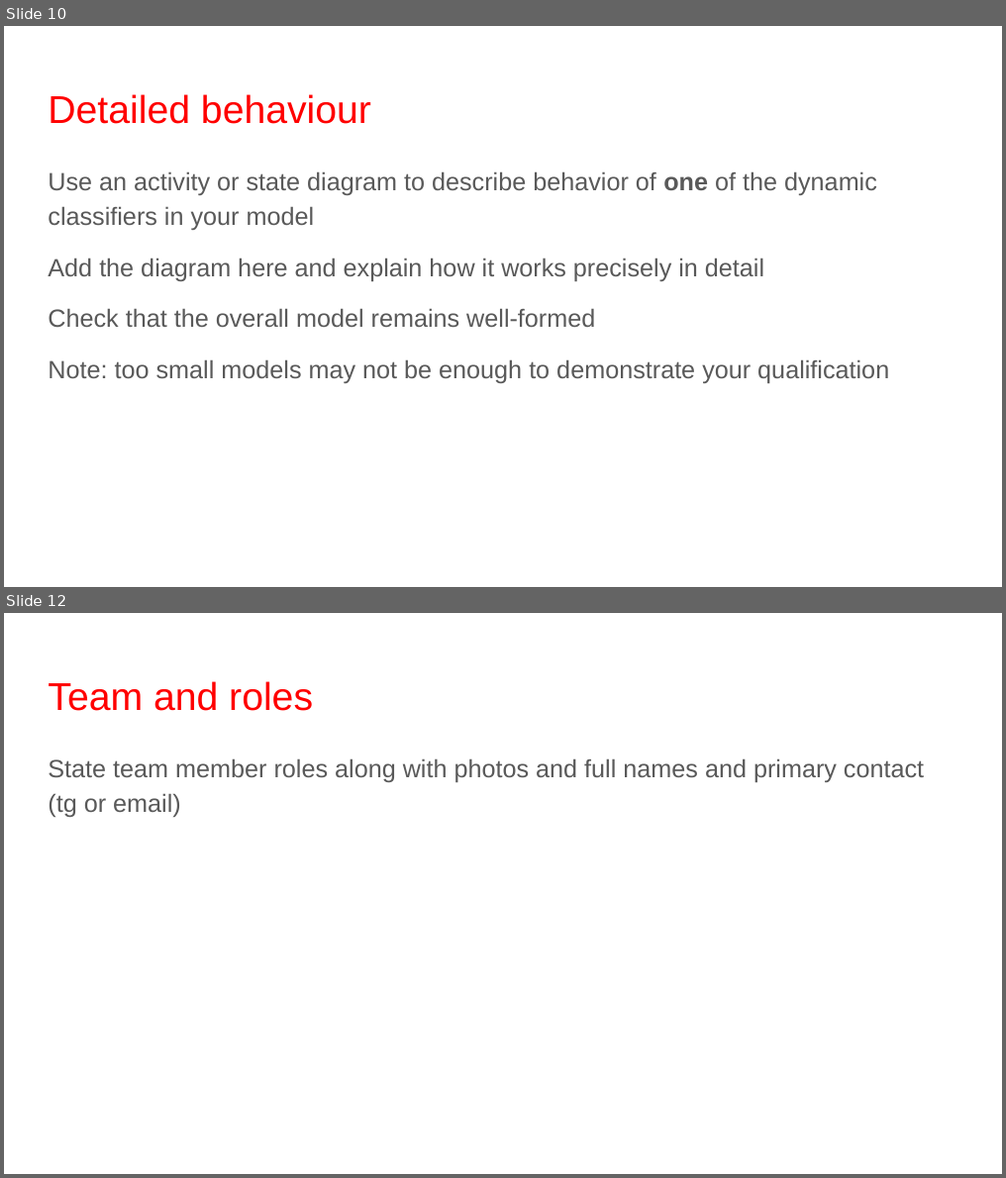
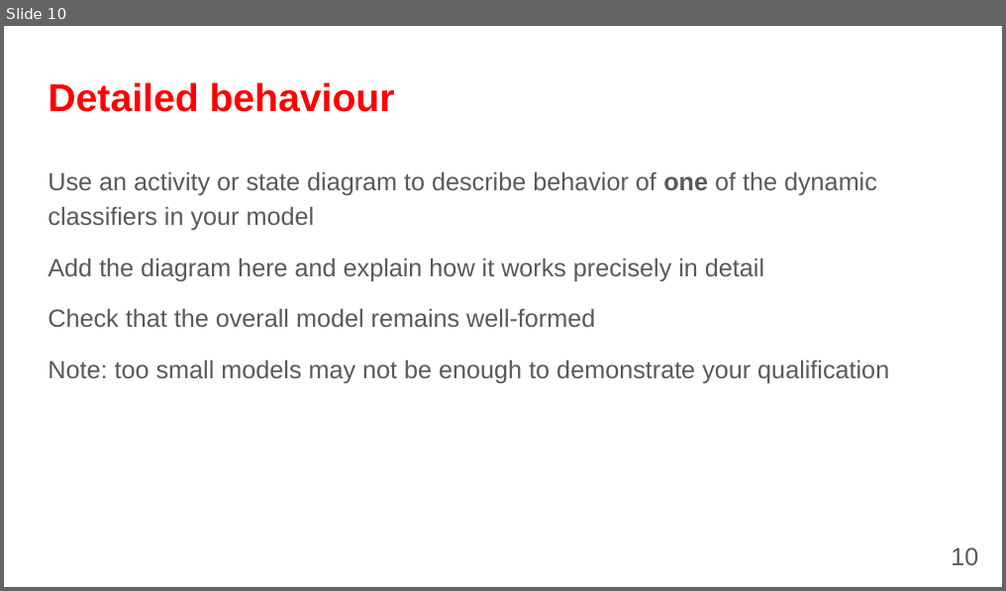
Before and after one commit to fanglores/Advanced-Software-Design, a slide deck: Practice Tasks/Final_Task/K8C_FinalTask1_(Task7).pptx. Shown one above the other, each under a label of ours: slides 10 and 12 before the commit, slide 10 after it; the slides between them are not shown. The pictures are 1006x1178 and 1006x591 pixels, drawn with LibreOffice and Linux fonts; fonts in the diff are those of the drawing. Boxes give left, top, right and bottom in pixels: in the first picture for what was removed or moved away, otherwise in the second. Text is boxed around its words. In the diff, an @@ line names an element or a change of style, - is before the commit and + after.

```diff
--- a/Practice Tasks/Final_Task/K8C_FinalTask1_(Task7).pptx
+++ b/Practice Tasks/Final_Task/K8C_FinalTask1_(Task7).pptx
@@ slide 12 removed at (4,613,1002,1174), background #FFFFFF @@
@@ title removed at (48,681,313,711) @@
-Team and roles
@@ text removed at (48,759,924,817) @@
-State team member roles along with photos and full names and primary contact (tg or email)
@@ slide 10 changed as well @@
@@ title "Detailed behaviour": place and size @@
-title "Detailed behaviour" at (48,94,371,124)
+title "Detailed behaviour" at (48,82,395,112)
@@ title "Detailed behaviour" at (48,82,395,112): bold on @@
@@ page number added at (950,548,978,566), 18 pt, text #595959 @@
+10
```
Also in this commit, not shown: 10 other slides changed, 3 slides added, 1 other slide removed, 1 other file.
